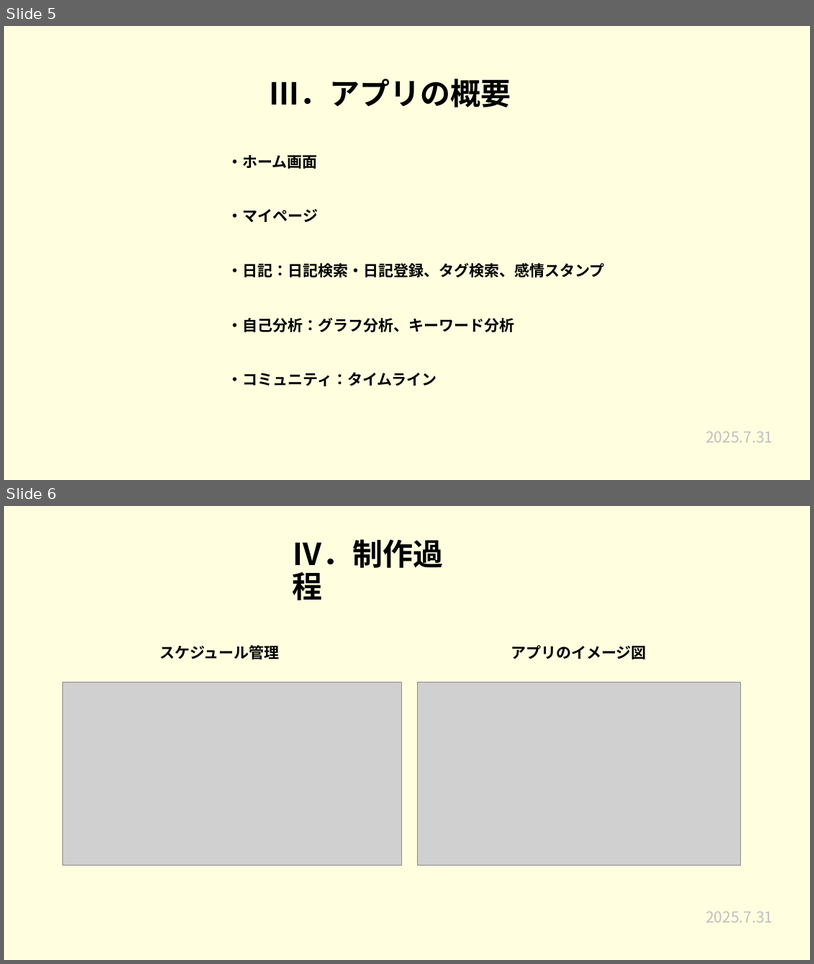
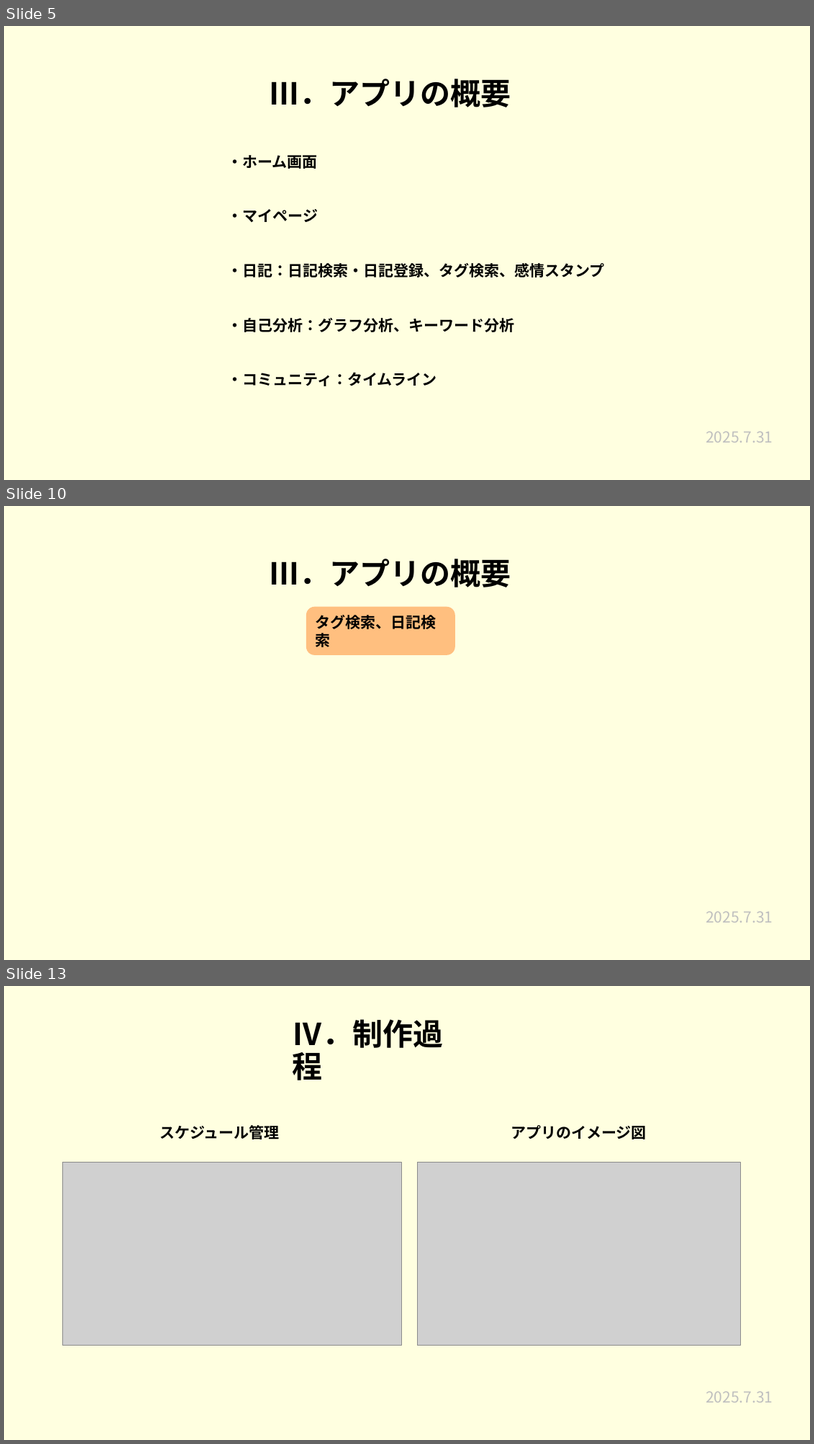
Before and after one commit to plusdojo2025/a2-7, a slide deck: 発表準備/7月成果発表会.pptx. Shown one above the other, each under a label of ours: slides 5 and 6 before the commit, slides 5, 10 and 13 after it; the slides between them are not shown. The pictures are 814x964 and 814x1444 pixels, drawn with LibreOffice and Linux fonts; fonts in the diff are those of the drawing; grey boxes stand for pictures. Boxes give left, top, right and bottom in pixels: in the first picture for what was removed or moved away, otherwise in the second. Text is boxed around its words. In the diff, an @@ line names an element or a change of style, - is before the commit and + after.

```diff
--- a/発表準備/7月成果発表会.pptx
+++ b/発表準備/7月成果発表会.pptx
@@ slide 10 added at (4,506,810,960), background #FFFFFF @@
@@ rectangle added at (4,506,810,960), fill #FFFFE0 @@
@@ title added at (270,559,512,587), 36 pt, text #000000, bold @@
+Ⅲ．アプリの概要
@@ rounded rectangle added at (307,607,455,654), fill #FFBF7F, outline #FFBF7F 1.5 pt, 18 pt, text #000000, bold @@
+タグ検索、日記検索
@@ text added at (706,911,773,922), 18 pt, text #BFBFBF @@
+2025.7.31
@@ what was slide 6 is now slide 13 @@
```
Also in this commit, not shown: 6 other slides added.
